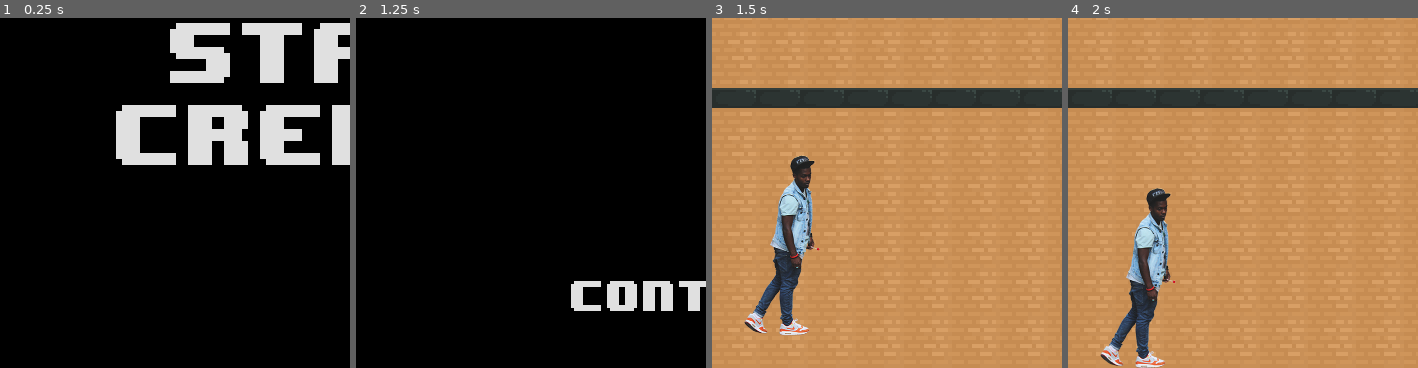
Above: before the commit, frames 1-4 (left to right).
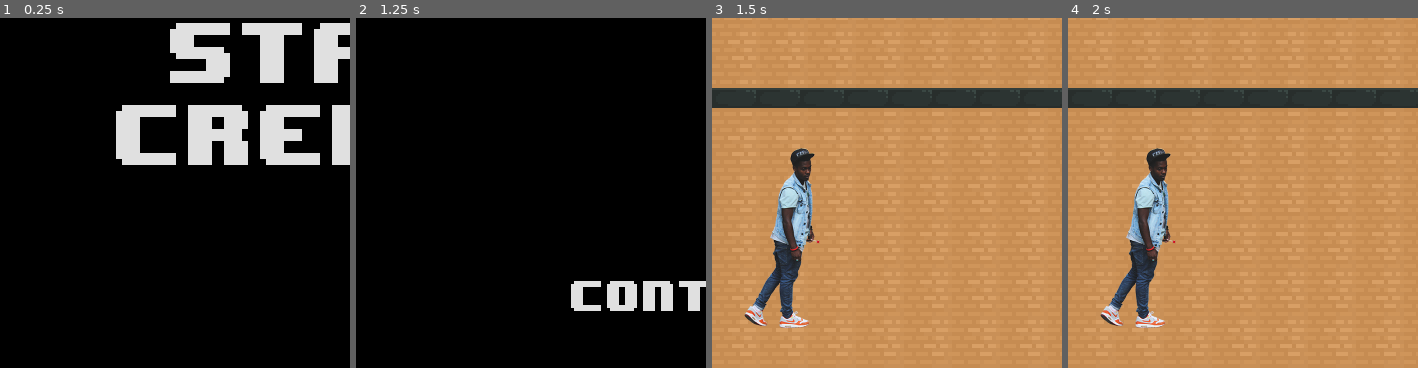
Above: after the commit, the same moments.

Repository: ljhs-games/egyptian-treasure
Game: Godot game, scene res://scenes/TitleScreen.tscn
Two runs of this game, one before a commit and one after it. Both use one fixed random seed, a clock stepped at 60 frames per second and the inputs below.
Inputs:
- Up to frame 1 (0.25 s): no input
- Up to frame 2 (1.25 s): click "Start" at 0.5 s
- Up to frame 3 (1.5 s): click "Continue" at 1.25 s
- Up to frame 4 (2 s): no input
The pictures show only the part of the screen within x 0-50%, y 50-100%; the shares and areas given below are measured in that part.

Frames 1-2 are identical in both runs. In frame 3, 3.4% of the frame differs, in the area x 9-31%, y 37-91%; in frame 4, 5.9%, in the area x 9-31%, y 37-100%.
Error after the commit: Parse Error: The identifier "move_speed" isn't declared in the current scope. (res://nodes/player/Player.gd:19)

Commit message:
Add basic player physics and controls

Diff:
--- a/src/nodes/player/Player.gd
+++ b/src/nodes/player/Player.gd
@@ -3,7 +3,8 @@
 enum ACTIONS { right, left }
 var cur_actions = { ACTIONS.right: 0, ACTIONS.left: 0 }
 
-export var move_speed = 300.0
+export var move_acceleration = 20.0
+export var max_move_velocity = 40.0
 export var gravity = 9.8
 
 var velocity = Vector2()
@@ -15,7 +16,22 @@
 	set_process_input(true)
 
 func _physics_process(delta):
-	move_and_slide(velocity, Vector2(0, -1))
+	acceleration.x = (cur_actions[ACTIONS.right] + cur_actions[ACTIONS.left]) * move_speed
+	velocity += acceleration
+	if(is_on_wall()):
+		velocity.x = 0
 	if(is_on_floor()):
 		velocity.y = 0
-	velocity += acceleration
+	move_and_slide(velocity, Vector2(0, -1))
+
+func _input(event):
+	if event.is_action("ui_right"):
+		if(event.pressed):
+			cur_actions[ACTIONS.right] = 1
+		else:
+			cur_actions[ACTIONS.right] = 0
+	if event.is_action("ui_left"):
+		if(event.pressed):
+			cur_actions[ACTIONS.left] = -1
+		else:
+			cur_actions[ACTIONS.left] = 0
--- a/src/nodes/player/Player.tscn
+++ b/src/nodes/player/Player.tscn
@@ -9,7 +9,7 @@
 radius = 20.0
 height = 140.0
 
-[node name="Player" type="KinematicBody2D" index="0"]
+[node name="Player" type="KinematicBody2D"]
 
 input_pickable = false
 collision_layer = 1
@@ -19,7 +19,7 @@
 __meta__ = {
 "_edit_group_": true
 }
-move_speed = 300.0
+move_speed = 20.0
 gravity = 9.8
 
 [node name="Sprite" type="Sprite" parent="." index="0"]
--- a/src/project.godot
+++ b/src/project.godot
@@ -19,6 +19,25 @@
 window/size/width=700
 window/size/height=700
 
+[input]
+
+ui_left=[ Object(InputEventKey,"resource_local_to_scene":false,"resource_name":"","device":0,"alt":false,"shift":false,"control":false,"meta":false,"command":false,"pressed":false,"scancode":16777231,"unicode":0,"echo":false,"script":null)
+, Object(InputEventJoypadButton,"resource_local_to_scene":false,"resource_name":"","device":0,"button_index":14,"pressure":0.0,"pressed":false,"script":null)
+, Object(InputEventKey,"resource_local_to_scene":false,"resource_name":"","device":0,"alt":false,"shift":false,"control":false,"meta":false,"command":false,"pressed":false,"scancode":65,"unicode":0,"echo":false,"script":null)
+ ]
+ui_right=[ Object(InputEventKey,"resource_local_to_scene":false,"resource_name":"","device":0,"alt":false,"shift":false,"control":false,"meta":false,"command":false,"pressed":false,"scancode":16777233,"unicode":0,"echo":false,"script":null)
+, Object(InputEventJoypadButton,"resource_local_to_scene":false,"resource_name":"","device":0,"button_index":15,"pressure":0.0,"pressed":false,"script":null)
+, Object(InputEventKey,"resource_local_to_scene":false,"resource_name":"","device":0,"alt":false,"shift":false,"control":false,"meta":false,"command":false,"pressed":false,"scancode":68,"unicode":0,"echo":false,"script":null)
+ ]
+ui_up=[ Object(InputEventKey,"resource_local_to_scene":false,"resource_name":"","device":0,"alt":false,"shift":false,"control":false,"meta":false,"command":false,"pressed":false,"scancode":16777232,"unicode":0,"echo":false,"script":null)
+, Object(InputEventJoypadButton,"resource_local_to_scene":false,"resource_name":"","device":0,"button_index":12,"pressure":0.0,"pressed":false,"script":null)
+, Object(InputEventKey,"resource_local_to_scene":false,"resource_name":"","device":0,"alt":false,"shift":false,"control":false,"meta":false,"command":false,"pressed":false,"scancode":87,"unicode":0,"echo":false,"script":null)
+ ]
+ui_down=[ Object(InputEventKey,"resource_local_to_scene":false,"resource_name":"","device":0,"alt":false,"shift":false,"control":false,"meta":false,"command":false,"pressed":false,"scancode":16777234,"unicode":0,"echo":false,"script":null)
+, Object(InputEventJoypadButton,"resource_local_to_scene":false,"resource_name":"","device":0,"button_index":13,"pressure":0.0,"pressed":false,"script":null)
+, Object(InputEventKey,"resource_local_to_scene":false,"resource_name":"","device":0,"alt":false,"shift":false,"control":false,"meta":false,"command":false,"pressed":false,"scancode":83,"unicode":0,"echo":false,"script":null)
+ ]
+
 [rendering]
 
 environment/default_clear_color=Color( 0, 0, 0, 1 )
--- a/src/scenes/Game.tscn
+++ b/src/scenes/Game.tscn
@@ -32,6 +32,14 @@
 
 position = Vector2( 0, 700 )
 
+[node name="LeftWall" parent="Background" index="5" instance=ExtResource( 4 )]
+
+position = Vector2( -3, 703 )
+rotation = -1.5708
+_sections_unfolded = [ "Transform" ]
+
 [node name="Player" parent="." index="1" instance=ExtResource( 5 )]
 
 position = Vector2( 70, 570 )
+move_acceleration = 20.0
+max_move_velocity = 40.0
